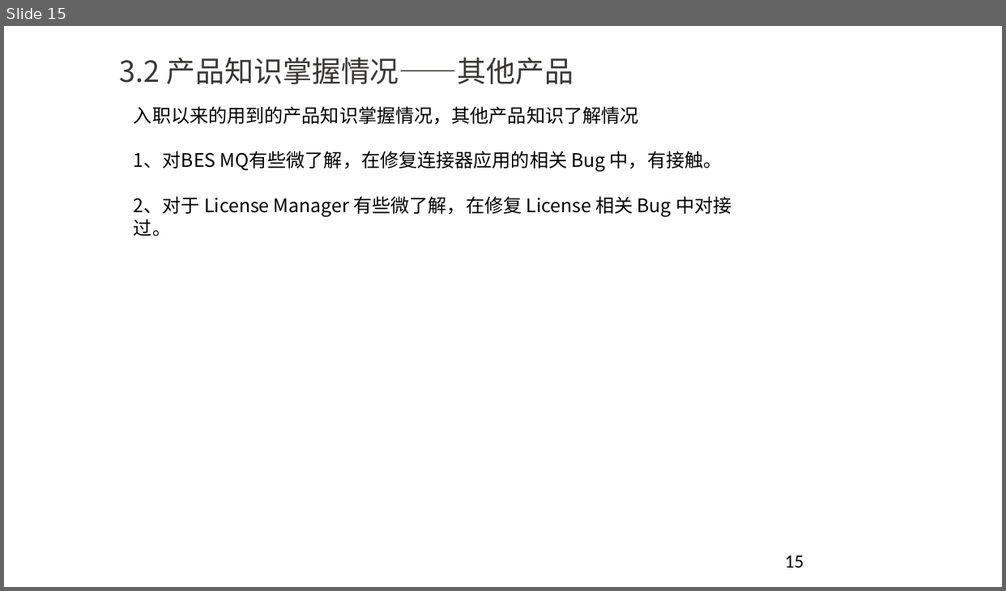
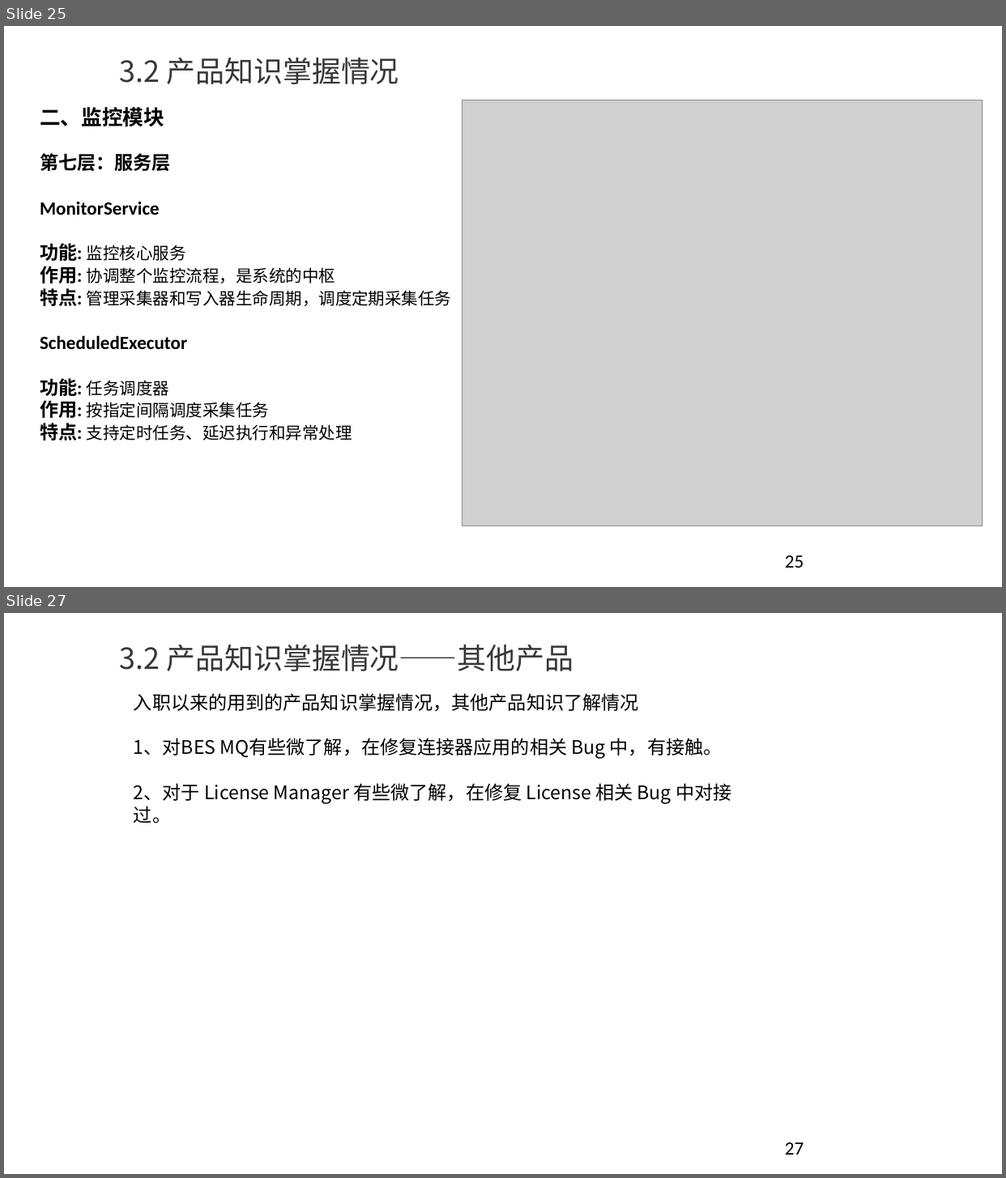
Before and after one commit to YouYouYouYouChe/Documents, a slide deck: 任职资格评审ppt-李世龙.pptx. Shown one above the other, each under a label of ours: slide 15 before the commit, slides 25 and 27 after it; the slides between them are not shown. The pictures are 1006x591 and 1006x1178 pixels, drawn with LibreOffice and Linux fonts; fonts in the diff are those of the drawing; grey boxes stand for pictures; background and template pictures are left out. Boxes give left, top, right and bottom in pixels: in the first picture for what was removed or moved away, otherwise in the second. Text is boxed around its words. In the diff, an @@ line names an element or a change of style, - is before the commit and + after.

```diff
--- a/任职资格评审ppt-李世龙.pptx
+++ b/任职资格评审ppt-李世龙.pptx
@@ slide 25 added at box(4, 26, 1002, 587), background #FFFFFF @@
@@ title added at box(120, 58, 399, 84), 28 pt, text #383736 @@
+3.2 产品知识掌握情况
@@ text added at box(40, 107, 452, 441), 16 pt, text #000000 @@
+二、监控模块
+第七层：服务层
+MonitorService
+功能: 监控核心服务
+作用: 协调整个监控流程，是系统的中枢
+特点: 管理采集器和写入器生命周期，调度定期采集任务
+ScheduledExecutor
+功能: 任务调度器
+作用: 按指定间隔调度采集任务
+特点: 支持定时任务、延迟执行和异常处理
@@ picture added at box(462, 100, 982, 526) @@
@@ page number added at box(785, 556, 803, 568), 18 pt, text #000000 @@
+25
@@ what was slide 15 is now slide 27 @@
@@ page number at box(785, 1143, 803, 1155): text changed @@
-15
+27
```
Also in this commit, not shown: 13 other slides added, 2 slides removed.
